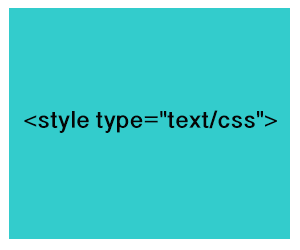
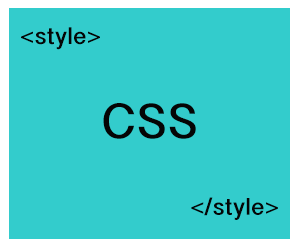
Before/after of a 300×250 layered artwork. What changed in the layer stack:
added layer "</style>" above "<style>" over (191, 197, 278, 220)
added layer "<style>" above "CSS" over (21, 27, 100, 50)
renamed "<style type='text/css'>" to "CSS", painted on it over (24, 103, 277, 139)
